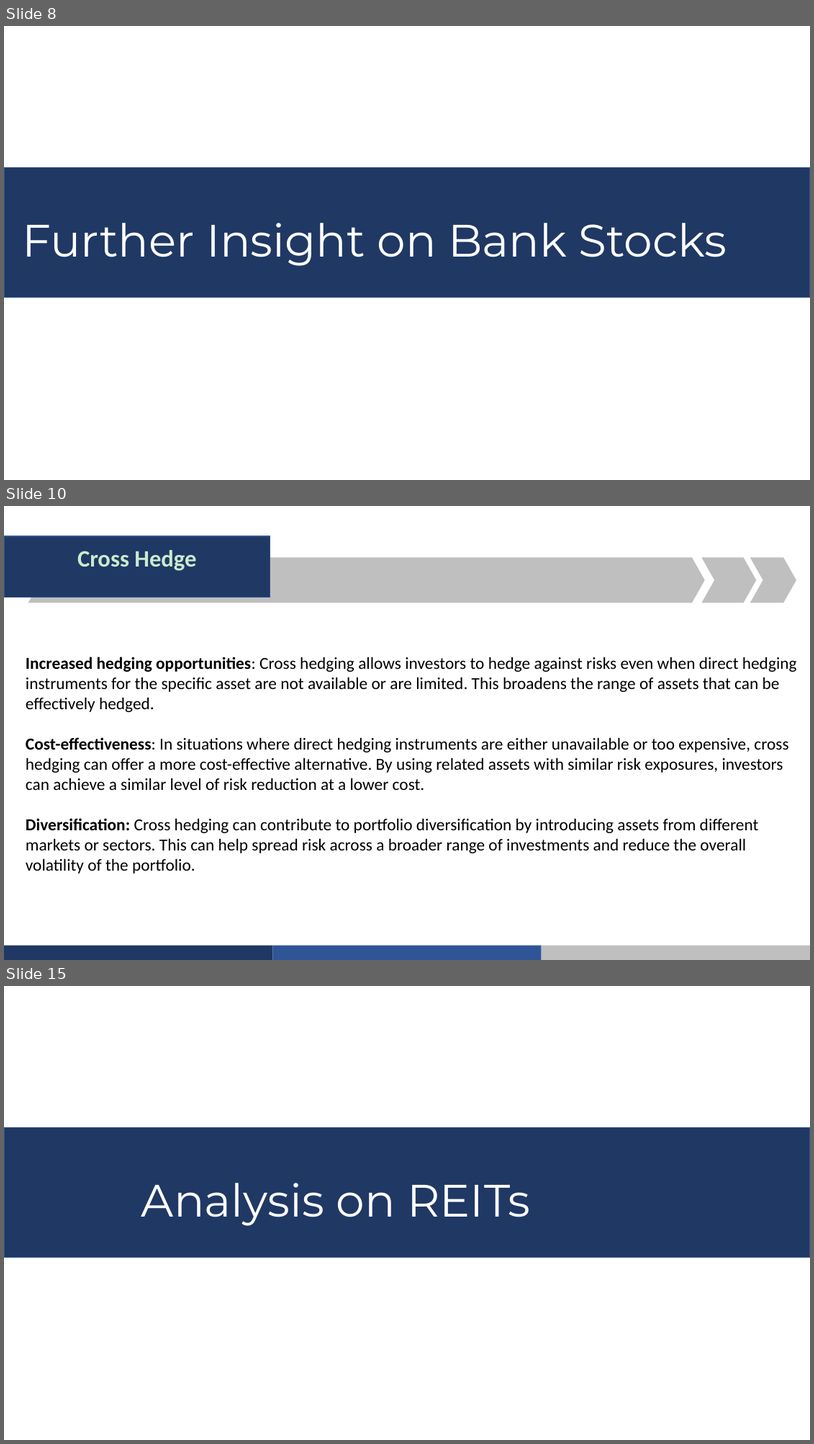
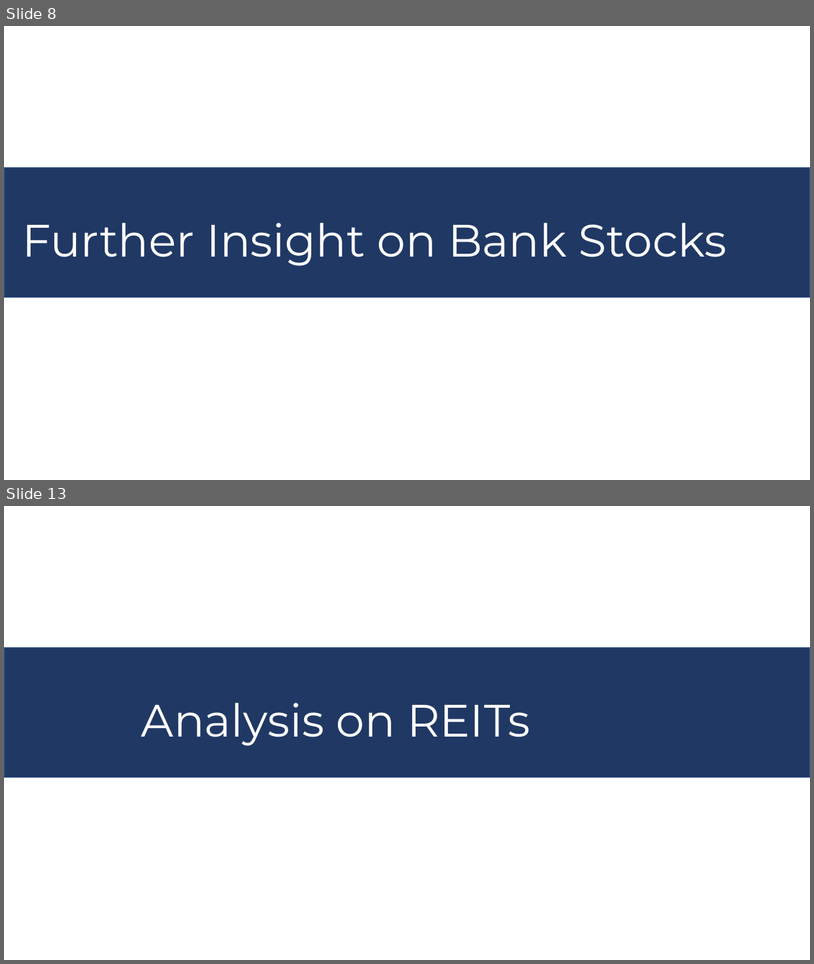
Before and after one commit to Wuvist/sgx3000, a slide deck: Group 2 Presentation.pptx. Shown one above the other, each under a label of ours: slides 8, 10 and 15 before the commit, slides 8 and 13 after it; the slides between them are not shown. The pictures are 814x1444 and 814x964 pixels, drawn with LibreOffice and Linux fonts; fonts in the diff are those of the drawing. Boxes give left, top, right and bottom in pixels: in the first picture for what was removed or moved away, otherwise in the second. Text is boxed around its words. In the diff, an @@ line names an element or a change of style, - is before the commit and + after.

```diff
--- a/Group 2 Presentation.pptx
+++ b/Group 2 Presentation.pptx
@@ slide 10 removed at <box>4,506,810,960</box>, background #CAEACE @@
@@ rectangle removed at <box>4,536,270,597</box> @@
-Cross Hedge
@@ chevron removed at <box>28,557,705,602</box> @@
@@ chevron removed at <box>702,557,756,602</box> @@
@@ chevron removed at <box>751,557,797,602</box> @@
@@ text removed at <box>26,656,797,873</box> @@
-Increased hedging opportunities: Cross hedging allows investors to hedge against risks even when direct hedging instruments for the specific asset are not available or are limited. This broadens the range of assets that can be effectively hedged.
-Cost-effectiveness: In situations where direct hedging instruments are either unavailable or too expensive, cross hedging can offer a more cost-effective alternative. By using related assets with similar risk exposures, investors can achieve a similar level of risk reduction at a lower cost.
-Diversification: Cross hedging can contribute to portfolio diversification by introducing assets from different markets or sectors. This can help spread risk across a broader range of investments and reduce the overall volatility of the portfolio.
@@ freeform shape removed at <box>4,945,273,960</box> @@
@@ freeform shape removed at <box>273,945,541,960</box> @@
@@ freeform shape removed at <box>542,945,810,960</box> @@
@@ what was slide 15 is now slide 13 @@
```
Also in this commit, not shown: 2 slides changed, 18 slides added, 14 other slides removed.
